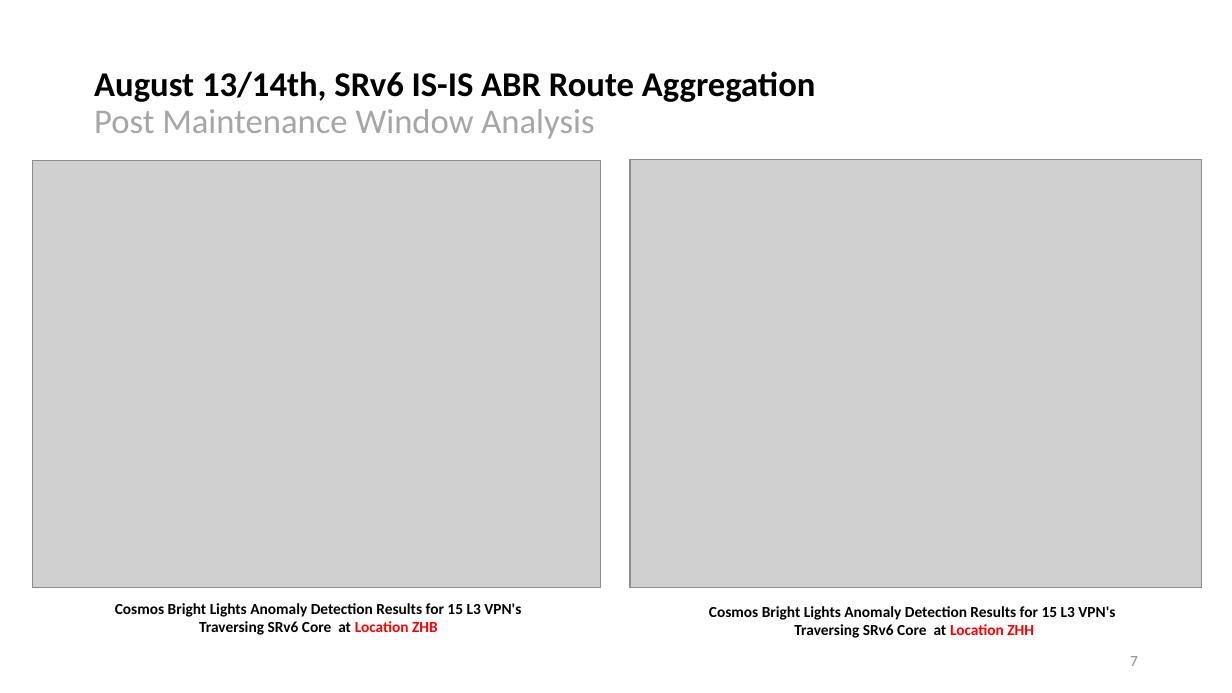
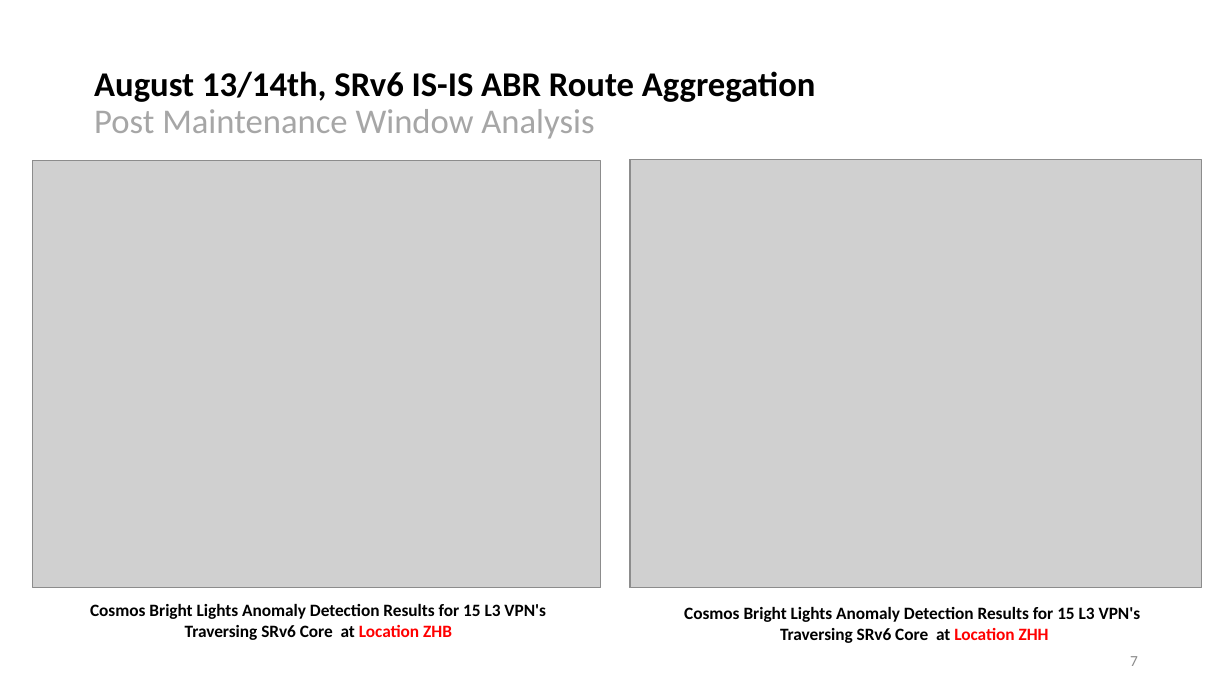
Before and after one commit to network-analytics/ietf-network-analytics-document-status, a slide deck: slide 7 of 121/NMOP/nmop-interim-swisscom-network-analytics-network-incident-postmortem.pptx. Drawn at 1232x693 pixels with LibreOffice and Linux fonts; fonts in the diff are those of the drawing; grey boxes stand for pictures. Boxes give left, top, right and bottom in pixels: in the first picture for what was removed or moved away, otherwise in the second. Text is boxed around its words. In the diff, an @@ line names an element or a change of style, - is before the commit and + after.

```diff
--- a/121/NMOP/nmop-interim-swisscom-network-analytics-network-incident-postmortem.pptx
+++ b/121/NMOP/nmop-interim-swisscom-network-analytics-network-incident-postmortem.pptx
@@ text "Cosmos Bright Lights Anomaly Detection ..." at [90, 604, 546, 640]: size 12 to 13.5 pt @@
@@ text "Cosmos Bright Lights Anomaly Detection ..." at [684, 607, 1141, 643]: size 12 to 13.5 pt @@
```
Also in this commit, not shown: 7 other slides changed, 3 other files.
